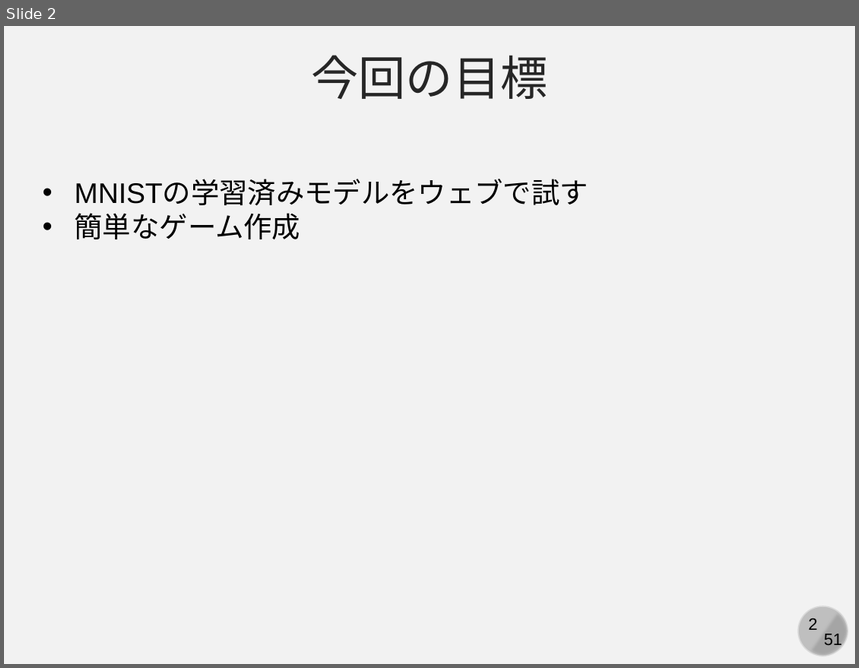
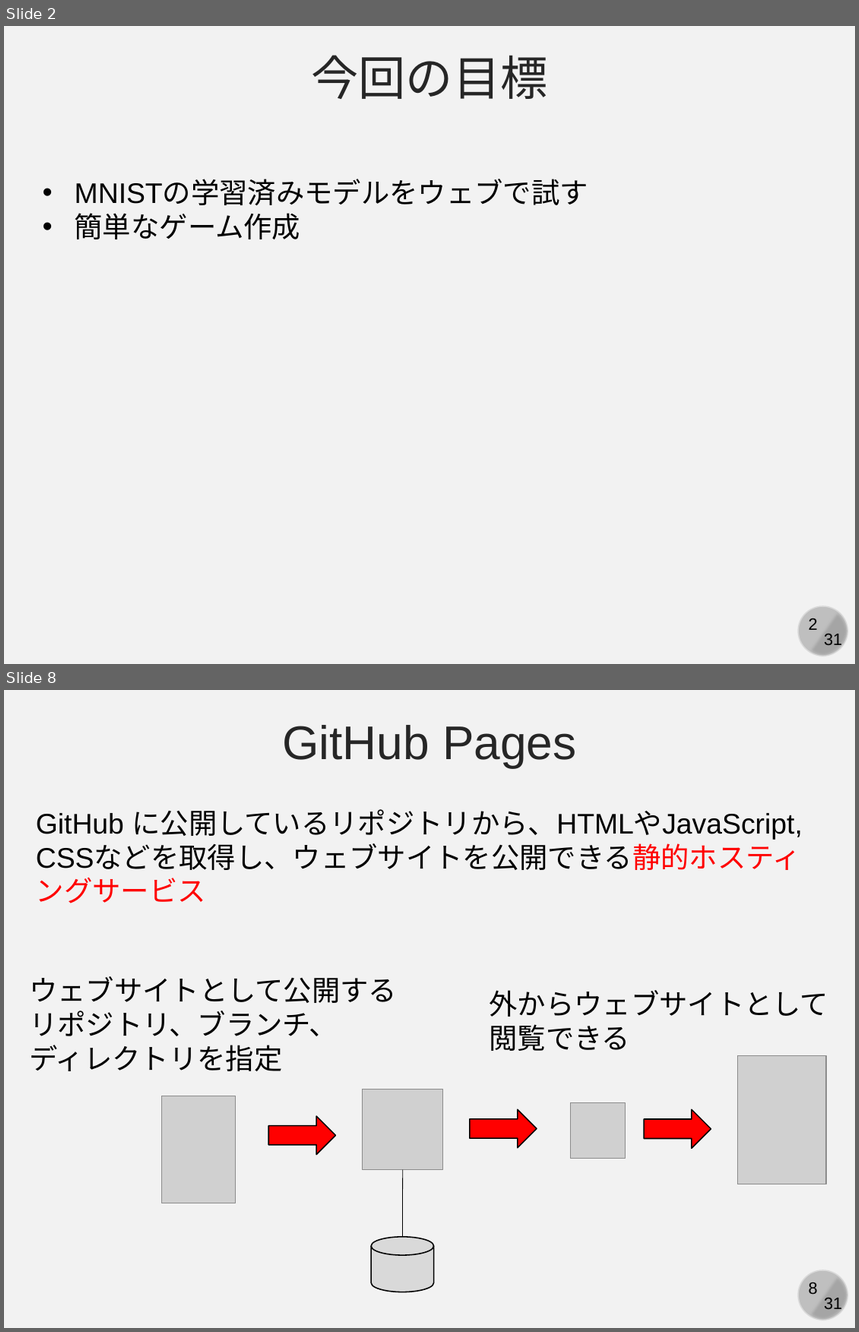
Before and after one commit to kaityo256/github, a slide deck: practice_github2/fig/github_ex04.pptx. Shown one above the other, each under a label of ours: slide 2 before the commit, slides 2 and 8 after it; the slides between them are not shown. The pictures are 859x668 and 859x1332 pixels, drawn with LibreOffice and Linux fonts; fonts in the diff are those of the drawing; grey boxes stand for pictures. Boxes give left, top, right and bottom in pixels: in the first picture for what was removed or moved away, otherwise in the second. Text is boxed around its words. In the diff, an @@ line names an element or a change of style, - is before the commit and + after.

```diff
--- a/practice_github2/fig/github_ex04.pptx
+++ b/practice_github2/fig/github_ex04.pptx
@@ slide 8 added at box(4, 690, 855, 1328), background #F2F2F2; not listed: 4 template elements that a slide beside it also shows @@
@@ text added at box(283, 725, 576, 768), 40 pt, text #262626 @@
+GitHub Pages
@@ text added at box(36, 809, 802, 904), 24 pt, text #000000 @@
+GitHub に公開しているリポジトリから、HTMLやJavaScript,
+CSSなどを取得し、ウェブサイトを公開できる静的ホスティングサービス
@@ text added at box(29, 977, 397, 1072), 24 pt, text #000000 @@
+ウェブサイトとして公開する
+リポジトリ、ブランチ、
+ディレクトリを指定
@@ text added at box(489, 990, 829, 1051), 24 pt, text #000000 @@
+外からウェブサイトとして
+閲覧できる
@@ picture added at box(737, 1056, 826, 1185) @@
@@ picture added at box(161, 1096, 236, 1203) @@
@@ picture added at box(363, 1089, 443, 1170) @@
@@ right arrow added at box(268, 1116, 336, 1155), fill #FF0000, outline #000000 1 pt @@
@@ right arrow added at box(470, 1110, 537, 1148), fill #FF0000, outline #000000 1 pt @@
@@ picture added at box(570, 1103, 626, 1158) @@
@@ right arrow added at box(644, 1110, 712, 1149), fill #FF0000, outline #000000 1 pt @@
@@ line added from (403, 1170) to (402, 1237), #000000 0.5 pt @@
@@ cylinder added at box(371, 1237, 434, 1293), fill #D9D9D9, outline #000000 1 pt @@
@@ slide 2 changed as well @@
@@ text at box(824, 634, 842, 649): text changed @@
-51
+31
```
Also in this commit, not shown: 23 other slides changed, 6 other slides added.
